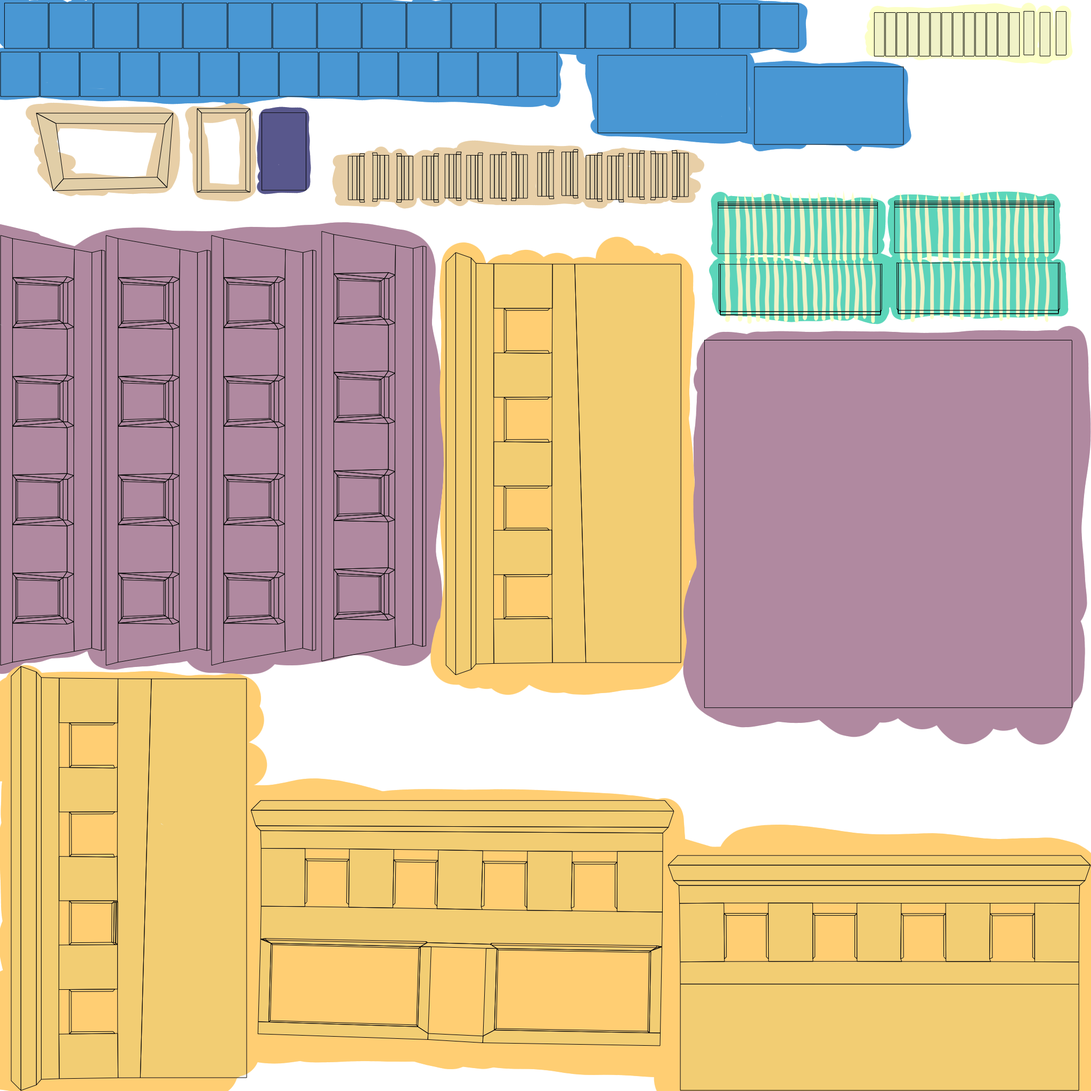
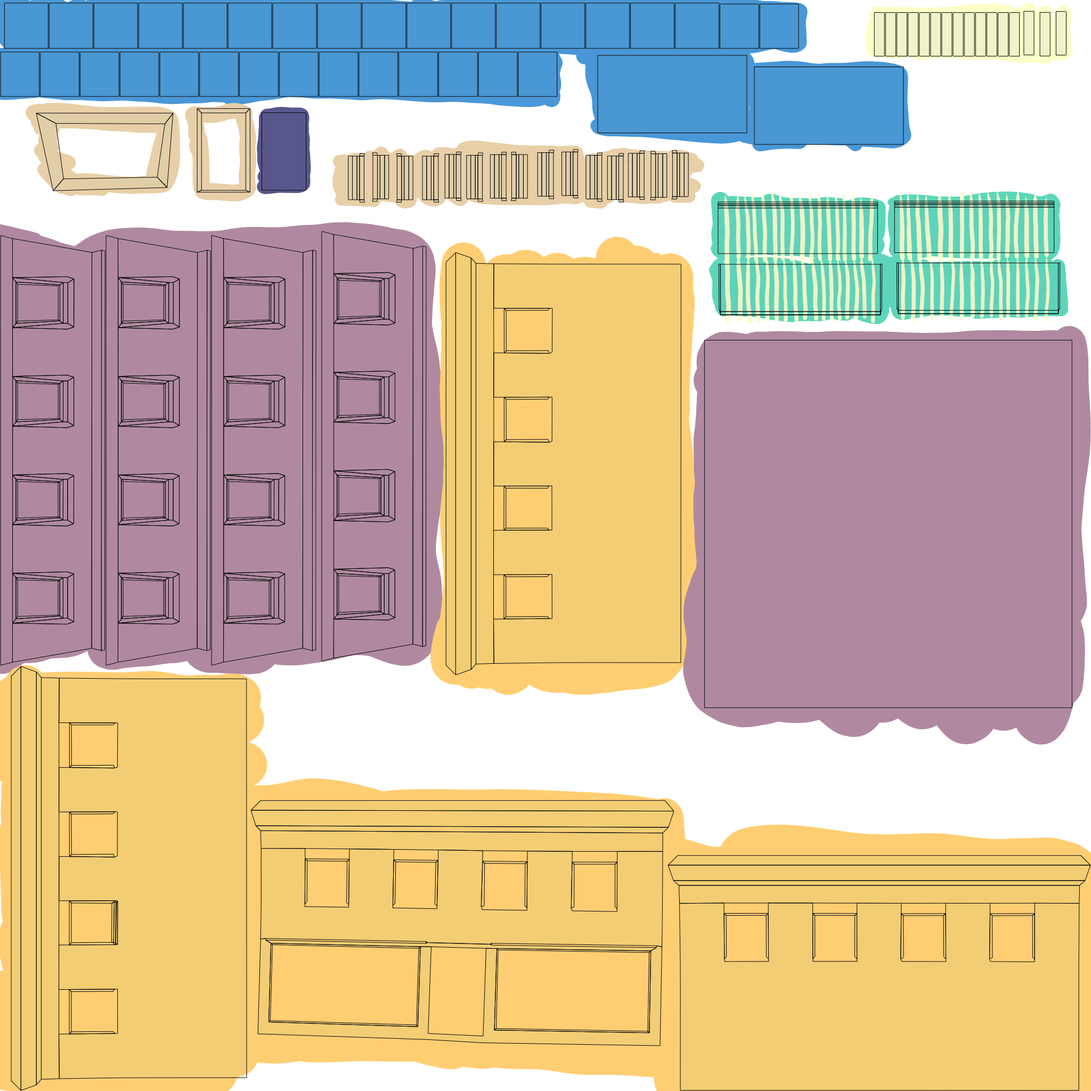
The second w=1091, h=1091 image is a revision of the first. Changes to its layers:
added layer "house3_uv.png" (darken) above "Background" over box(62, 245, 1080, 1079)
hid "Background" over box(62, 245, 1080, 1079)
